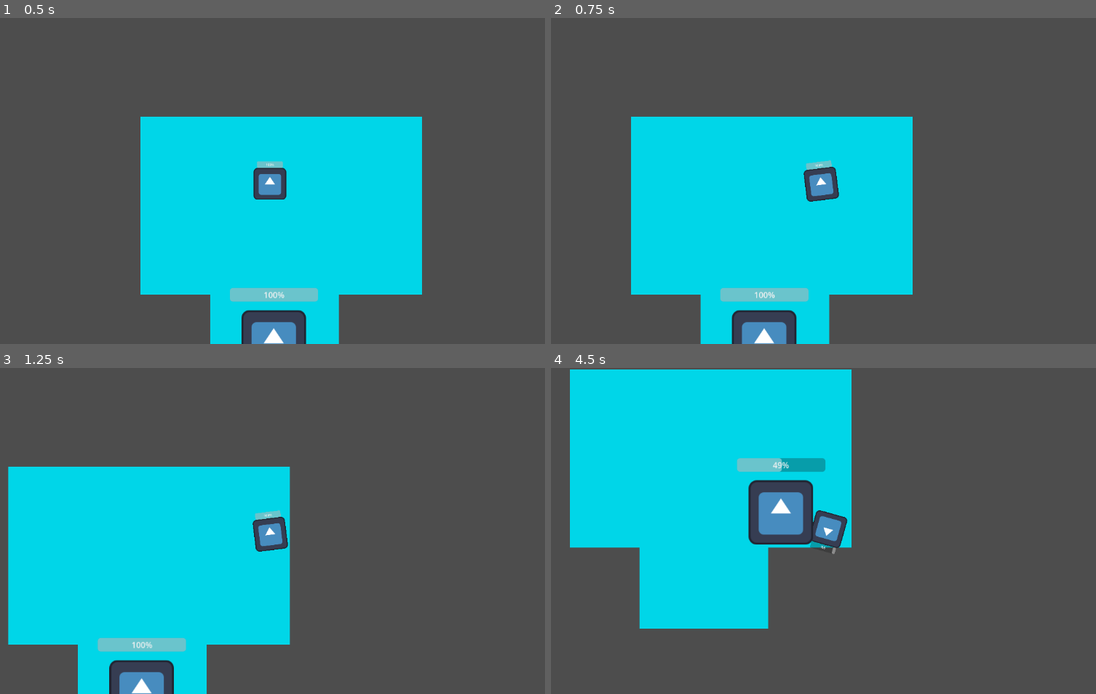
Above: before the commit, frames 1-4 (two rows, left to right).
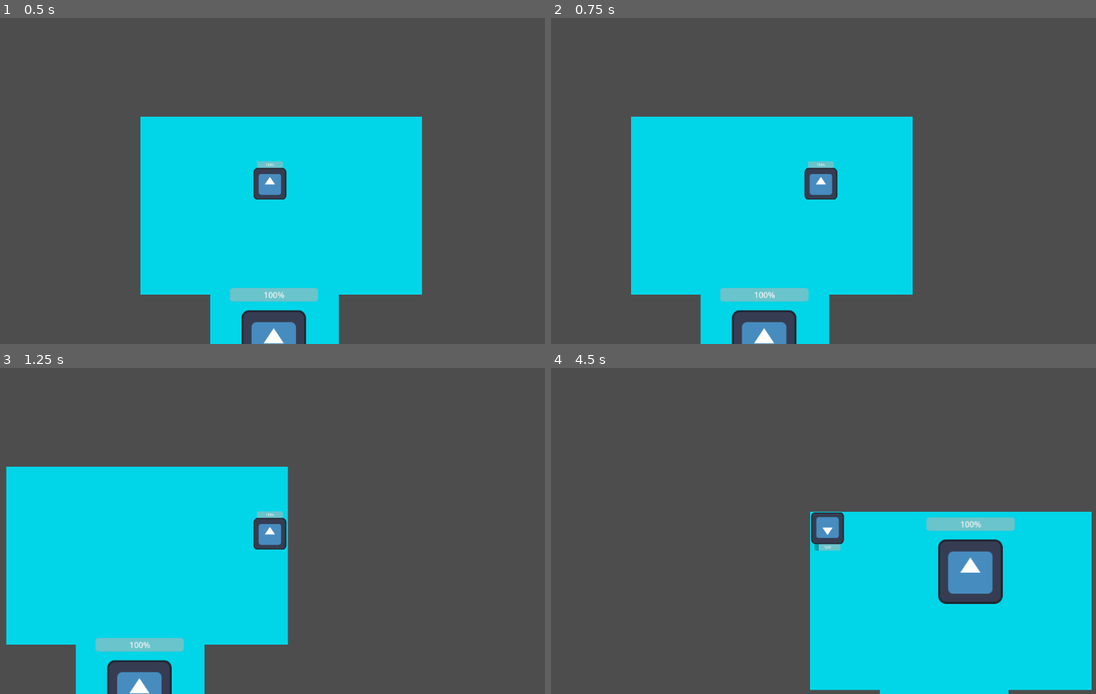
Above: after the commit, the same moments.

Repository: iListenToSludge/Pizza-Interactive
Game: Godot game, scene res://resturaunt.tscn
Two runs of this game, one before a commit and one after it. Both use one fixed random seed, a clock stepped at 60 frames per second and the inputs below. This scene is started directly instead of the project's main scene. The engine's default icon, where the game draws it, is replaced by a stand-in: a white triangle on a blue panel in a dark square.
Inputs (mouse positions are in pixels of both pictures, inside the frame that each line leads up to):
- Up to frame 1 (0.5 s): no input
- Up to frame 2 (0.75 s): tap Enter at 0.5 s; move the mouse to (954, 164) at 0.52 s; hold D (move right) from 0.53 s (still down); right-click (954, 164) at 0.6 s
- Up to frame 3 (1.25 s): keep holding D (move right)
- Up to frame 4 (4.5 s): tap Space at 1.25 s; move the mouse to (709, 547) at 1.27 s; release D (move right) at 1.28 s; hold S (move down) 1.28-2.03 s; tap Shift (dash) at 1.35, 4.35 s; right-click (709, 547) at 1.55 s; move the mouse to (883, 459) at 2.02 s; hold D (move right) 2.03-2.78 s; right-click (883, 459) at 2.1 s; move the mouse to (796, 596) at 2.77 s; hold W (move up) 2.78-3.53 s; click (796, 596) at 2.85 s; right-click (796, 596) at 3.05 s; move the mouse to (997, 579) at 3.52 s; hold A (move left) from 3.53 s (still down); right-click (997, 579) at 3.6 s; tap R (reload) at 4.15 s; move the mouse to (649, 482) at 4.27 s

Frame 1 is identical in both runs. In frame 2, 0.2% of the frame differs, in the area x 46-53%, y 43-57%; in frame 3, 1.3%; in frame 4, 60%, in the area x 3-100%, y 0-100%.

Commit message:
Movement and reload fixes in progress

Diff:
--- a/pizza-interactive/bullet2.gd
+++ b/pizza-interactive/bullet2.gd
@@ -9,7 +9,7 @@
 
 func _on_body_entered(body):
 	if body.has_method("take_damage"):
-		body.take_damage(10,global_position)
+		body.take_damage(8,global_position)
 	queue_free()
 
 
--- a/pizza-interactive/character.gd
+++ b/pizza-interactive/character.gd
@@ -18,8 +18,8 @@
 var dash_timer := 0.0
 @export var melee_damage := 25
 var can_melee := true
-@export var max_ammo := 10
-@export var reload_time := 1.5
+@export var max_ammo := 8
+@export var reload_time := 5
 
 var current_ammo := max_ammo
 var is_reloading := false
@@ -29,11 +29,10 @@
 	$ProgressBar.value = health
 	collision_layer = 2  # This forces the player onto Layer 2 in code
 	print("Player Layer confirmed as: ", collision_layer)
-func take_damage(amount):
+func take_damage(amount, _source_pos = Vector2.ZERO):
 	health -= amount
 	health = clamp(health, 0, max_health)
 	$ProgressBar.value = health
-	print("Player health: ", health)
 
 	if health <= 0:
 		die()
@@ -47,12 +46,9 @@
 	if !player_alive:
 		return
 
-	look_at(get_global_mouse_position())
-
 	# Start dash
 	if Input.is_action_just_pressed("dash") and can_dash:
 		start_dash()
-
 
 	if is_dashing:
 		dash_timer -= delta
@@ -65,14 +61,21 @@
 		var direction := Input.get_vector("move left", "move right", "move up", "move down")
 		velocity = direction * max_speed
 
-	# Shooting (now works again)
+
+		if direction != Vector2.ZERO:
+			rotation = direction.angle()
+
+
+
 	if Input.is_action_just_pressed("shoot"):
 		if current_ammo > 0 and !is_reloading:
 			fire()
 		elif current_ammo <= 0:
 			reload()
+
 	if Input.is_action_just_pressed("melee") and can_melee:
 		melee()
+
 	if Input.is_action_just_pressed("reload"):
 		reload()
 
--- a/pizza-interactive/character_body_2d.gd
+++ b/pizza-interactive/character_body_2d.gd
@@ -38,7 +38,7 @@
 	$hitbox/attack_timer.start()
 
 	if player.has_method("take_damage"):
-		player.take_damage(30)
+		player.take_damage(15)
 	# Here is where you would call a function on the player like:
 	# player.take_damage(10)
 
@@ -65,7 +65,7 @@
 	$ProgressBar.max_value = max_health
 	$ProgressBar.value = health
 
-func take_damage(amount: int):
+func take_damage(amount: int, _position = Vector2.ZERO):
 	health -= amount
 	$ProgressBar.value = health   # ← THIS is what you're missing
 
--- a/pizza-interactive/enemy.tscn
+++ b/pizza-interactive/enemy.tscn
@@ -12,7 +12,7 @@
 [sub_resource type="CircleShape2D" id="CircleShape2D_4gyqm"]
 radius = 145.08618
 
-[node name="CharacterBody2D" type="CharacterBody2D"]
+[node name="Enemy" type="CharacterBody2D"]
 collision_layer = 4
 collision_mask = 3
 motion_mode = 1
